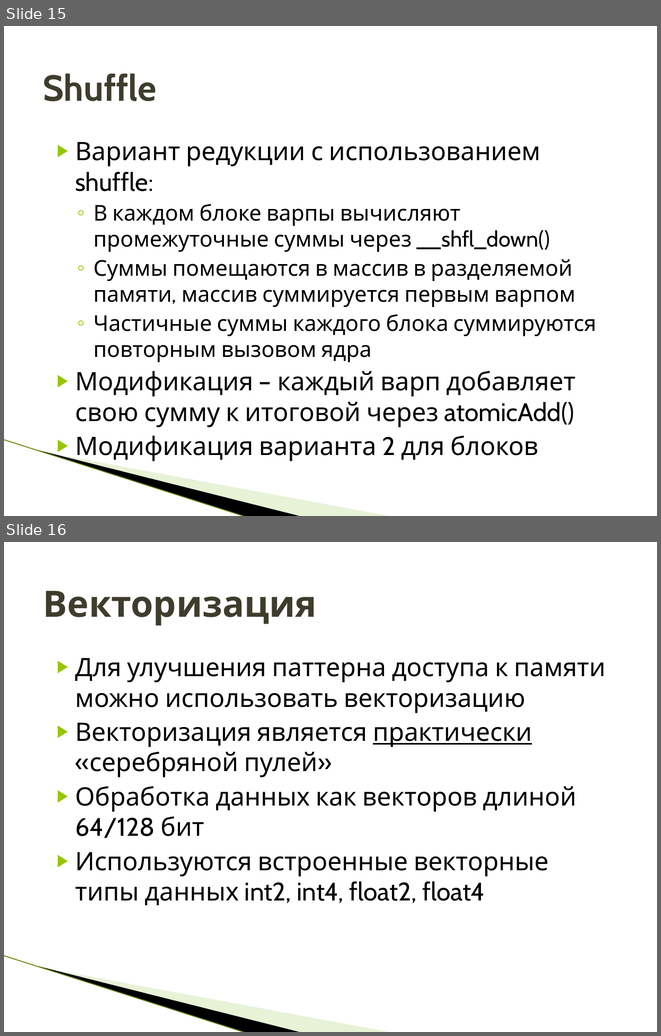
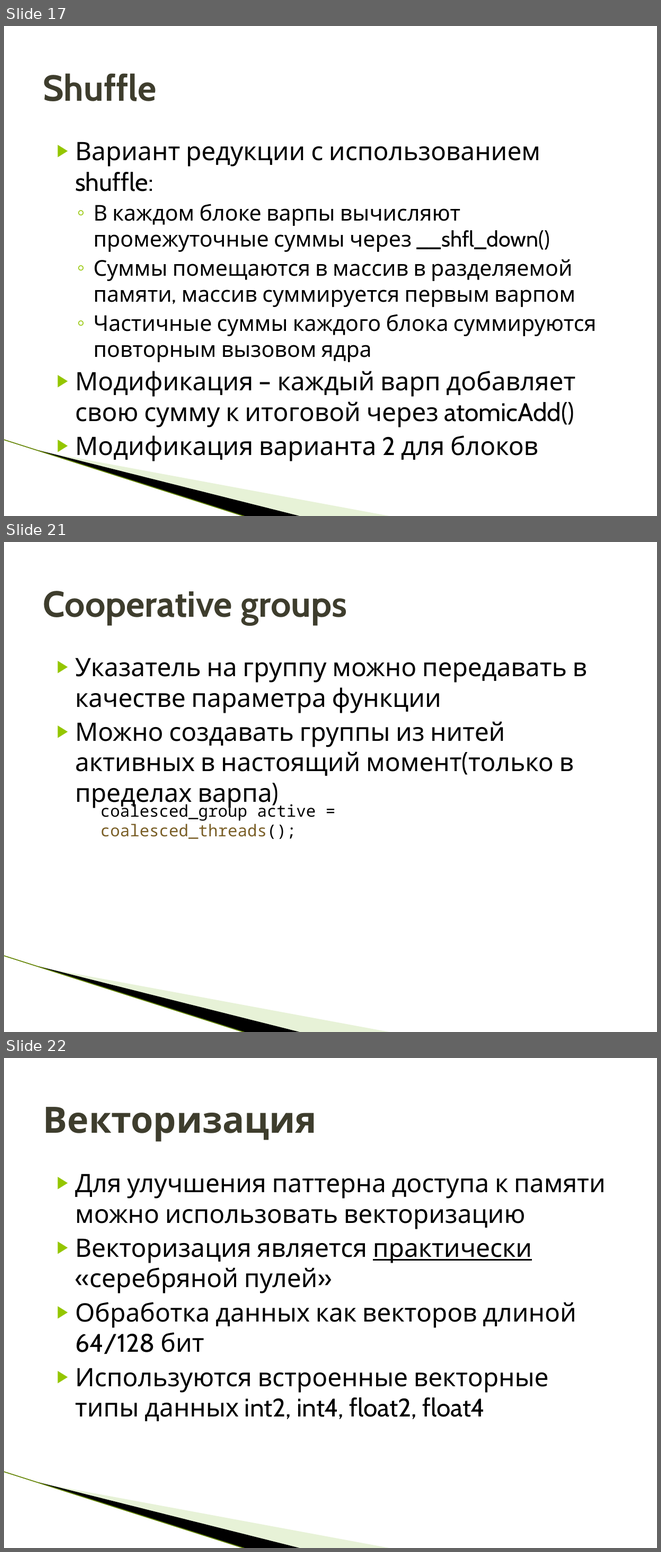
Before and after one commit to HPC-lab-ITIS/CUDA, a slide deck: materials/lec_3/lec_3.pptx. Shown one above the other, each under a label of ours: slides 15 and 16 before the commit, slides 17, 21 and 22 after it; the slides between them are not shown. The pictures are 661x1036 and 661x1552 pixels, drawn with LibreOffice and Linux fonts; fonts in the diff are those of the drawing; background and template pictures are left out. Boxes give left, top, right and bottom in pixels: in the first picture for what was removed or moved away, otherwise in the second. Text is boxed around its words. In the diff, an @@ line names an element or a change of style, - is before the commit and + after.

```diff
--- a/materials/lec_3/lec_3.pptx
+++ b/materials/lec_3/lec_3.pptx
@@ slide 21 added at [4, 542, 657, 1032], background #FFFFFF; not listed: 3 template elements that a slide beside it also shows @@
@@ title added at [43, 591, 347, 625], 40 pt, text #3E3D2D, bold @@
+Cooperative groups
@@ text added at [75, 658, 588, 808], 28 pt, text #000000 @@
+▶ Указатель на группу можно передавать в качестве параметра функции
+▶ Можно создавать группы из нитей активных в настоящий момент(только в пределах варпа)
@@ text added at [100, 801, 316, 839], 18 pt, text #000000 @@
+coalesced_group active = coalesced_threads();
@@ what was slide 15 is now slide 17 @@
@@ what was slide 16 is now slide 22 @@
```
Also in this commit, not shown: 5 other slides added.
